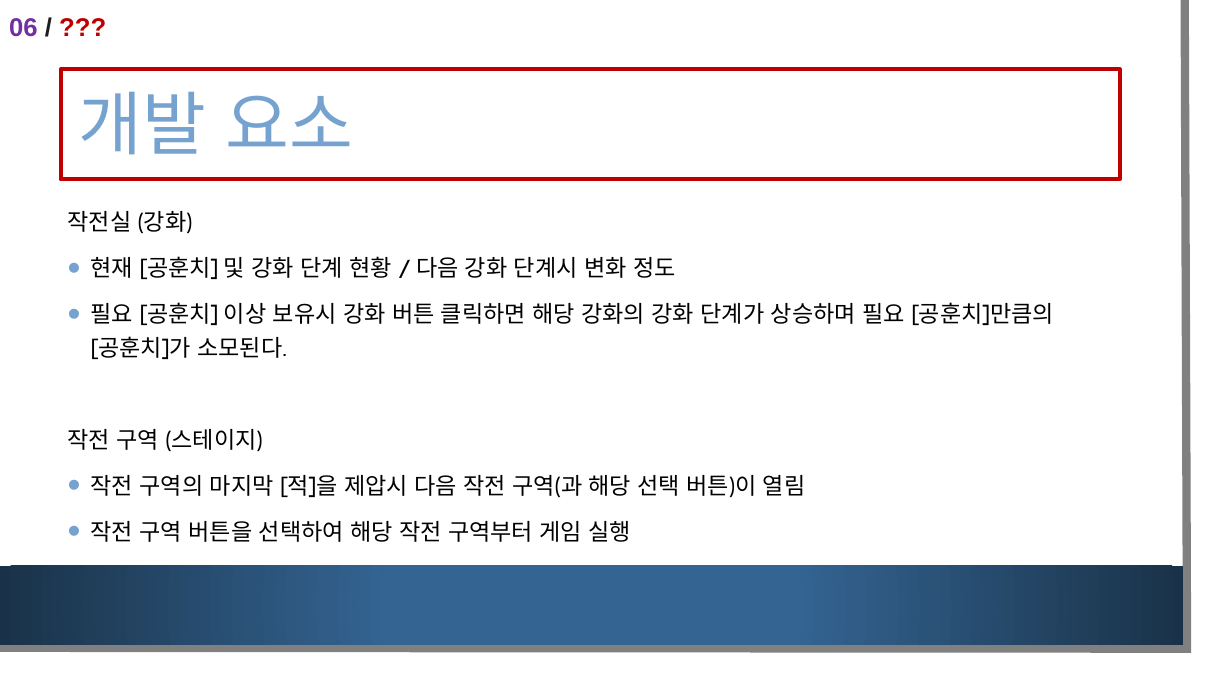
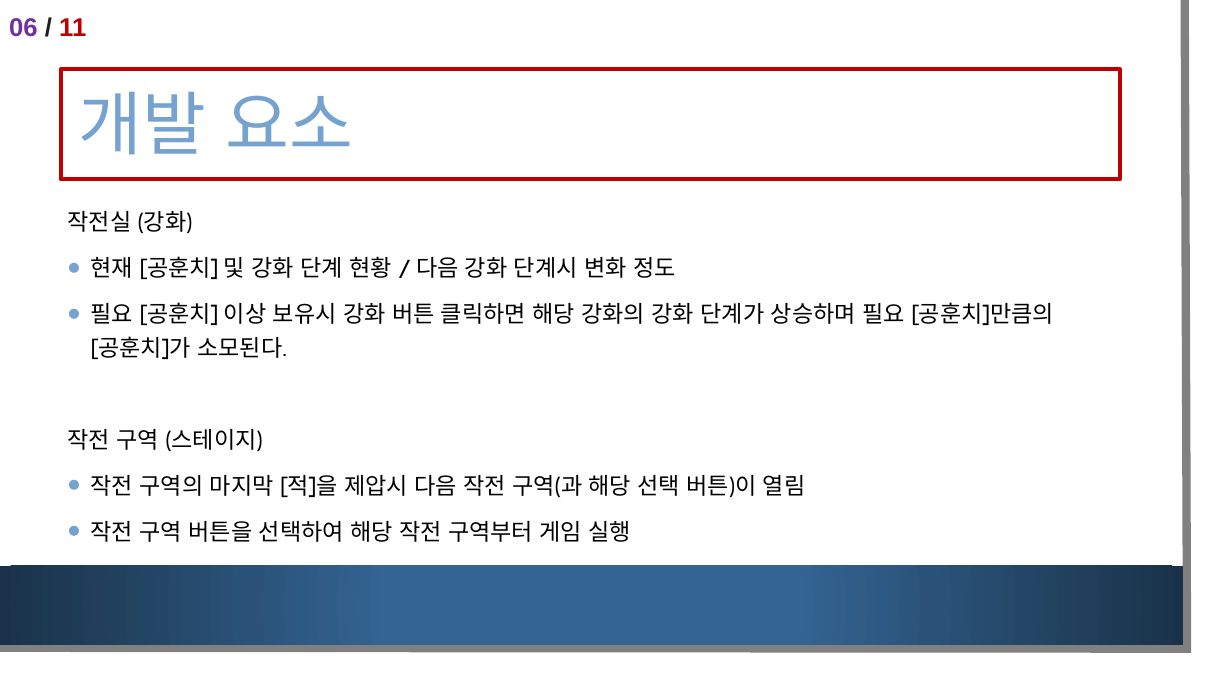
Before and after one commit to pb-wandu/SPGP_2018180040, a slide deck: slide 7 of SPGP 1차 발표.pptx. Drawn at 1232x693 pixels with LibreOffice and Linux fonts; fonts in the diff are those of the drawing; background and template pictures are left out. Boxes give left, top, right and bottom in pixels: in the first picture for what was removed or moved away, otherwise in the second. Text is boxed around its words. In the diff, an @@ line names an element or a change of style, - is before the commit and + after.

```diff
--- a/SPGP 1차 발표.pptx
+++ b/SPGP 1차 발표.pptx
@@ text at box(9, 18, 86, 37): text changed; text colour #C00000 to #7030A0 @@
-06 / ???
+06 / 11
```
Also in this commit, not shown: 10 other slides changed, 1 other file.
